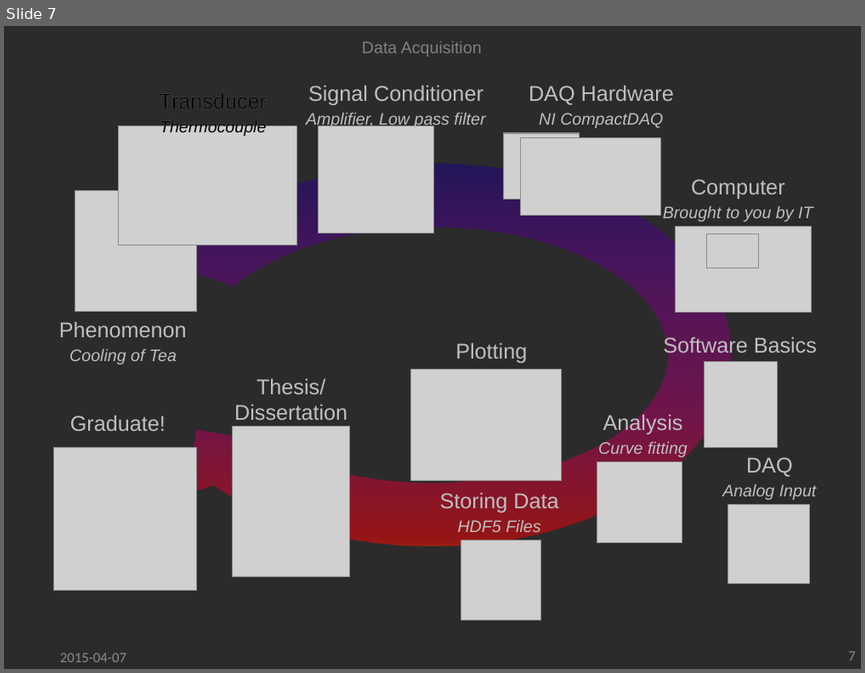
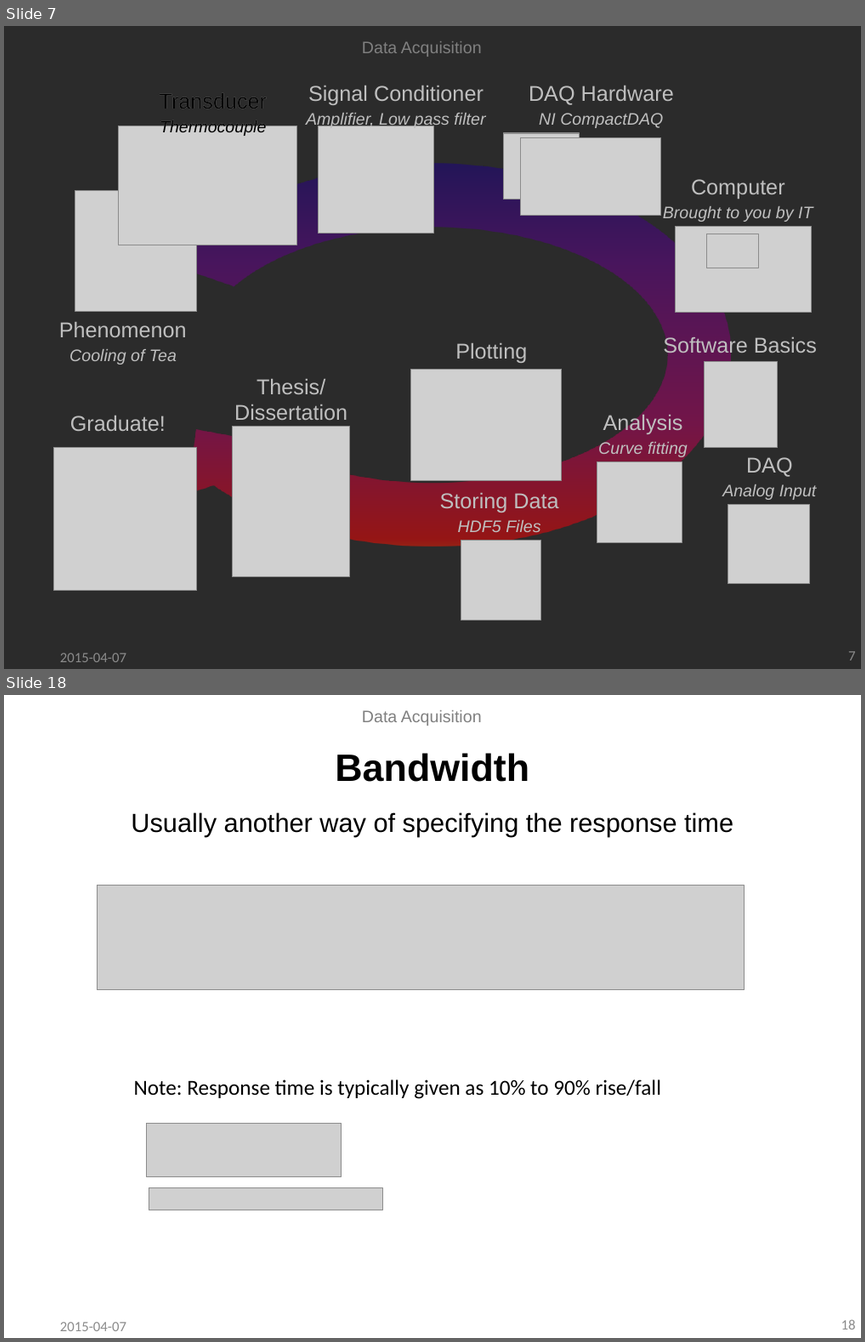
Before and after one commit to ddhanraj/ddhanraj, a slide deck: slides/DAQ.pptx. Shown one above the other, each under a label of ours: slide 7 before the commit, slides 7 and 18 after it; the slides between them are not shown. The pictures are 865x673 and 865x1342 pixels, drawn with LibreOffice and Linux fonts; fonts in the diff are those of the drawing; grey boxes stand for pictures; background and template pictures are left out; a plain dark background stands for a picture behind light text. Boxes give left, top, right and bottom in pixels: in the first picture for what was removed or moved away, otherwise in the second. Text is boxed around its words. In the diff, an @@ line names an element or a change of style, - is before the commit and + after.

```diff
--- a/slides/DAQ.pptx
+++ b/slides/DAQ.pptx
@@ slide 18 added at box(4, 695, 861, 1338), background picture (left out) @@
@@ text added at box(362, 710, 482, 726), 14 pt, text #808080 @@
+Data Acquisition
@@ title added at box(335, 753, 529, 782), 32 pt, text #000000, bold @@
+Bandwidth
@@ text added at box(131, 812, 733, 837), 22 pt, text #000000 @@
+Usually another way of specifying the response time
@@ picture added at box(97, 885, 744, 990) @@
@@ text added at box(134, 1079, 661, 1099), 18 pt, text #000000 @@
+Note: Response time is typically given as 10% to 90% rise/fall
@@ picture added at box(147, 1123, 341, 1176) @@
@@ picture added at box(148, 1188, 383, 1209) @@
@@ text added at box(60, 1321, 126, 1331), 12 pt, text #8C8C8C @@
+2015-04-07
@@ page number added at box(841, 1319, 856, 1329), 12 pt, text #8C8C8C @@
+18
```
Also in this commit, not shown: 6 slides changed, 11 other slides added, 3 other files.
